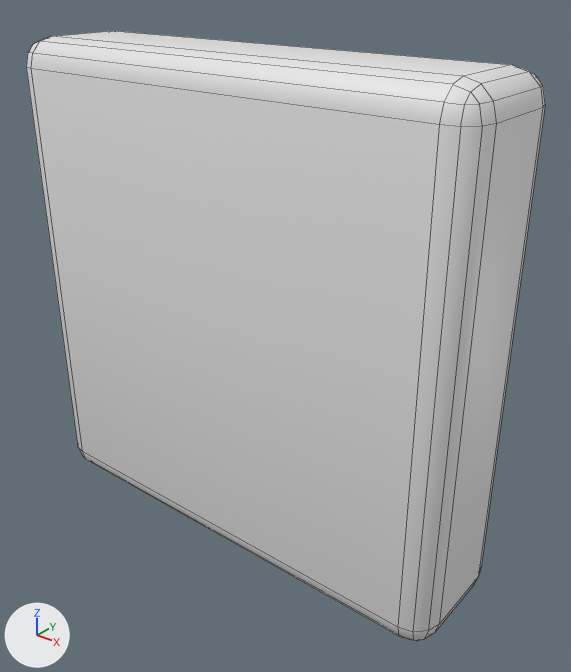
A saved change to the Blender file Assets/Configs/CardGen/cellMesh.blend.
Camera for both pictures: a 50 mm camera at (0.865, -0.988, 0.592) aimed at (0.056, 0.023, -0.035). Every picture has the same lights, and +X, +Y and +Z are marked at lower left. Mesh edges are drawn as thin lines.
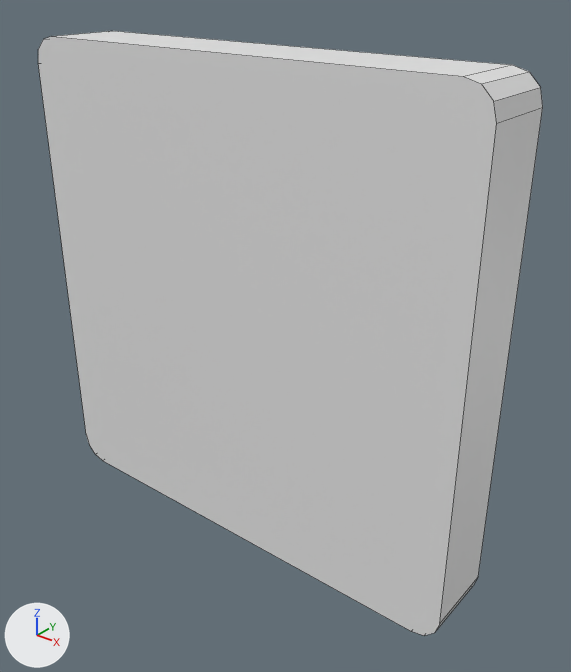
The change, as a list of edits to the scene's bpy script:
```text
Change me_cube_002:
    used by ob_cube; location = (0.0, 0.0, 0.0)
    remove me_cube_002.from_pydata(...)  # 8 vertices, 6 faces; spans x -0.456..0.456, y -0.12..0.12, z -0.456..0.456
    add me_cube_002.from_pydata(...)  # 32 vertices, 18 faces; spans x -0.456..0.456, y -0.07..0.07, z -0.456..0.456
    me_cube_002 part 1: the whole mesh is rebuilt
    me_cube_002 part 2: the surface is now shaded flat
Change ob_cube:
    remove _m = ob_cube.modifiers.new('Bevel', 'BEVEL')
    remove _m.width = 0.05
    remove _m.width_pct = 0.05
    remove _m.segments = 3
```

Boxes [x1, y1, x2, y2] around the edits, measured in the pictures (571 x 672 px):
'Cube', reshaped, modifiers changed
    before: [26, 31, 545, 641]
    after: [38, 31, 543, 635]
part 1 of me_cube_002, built on
    before: [26, 31, 545, 641]
    after: [38, 31, 543, 635]
